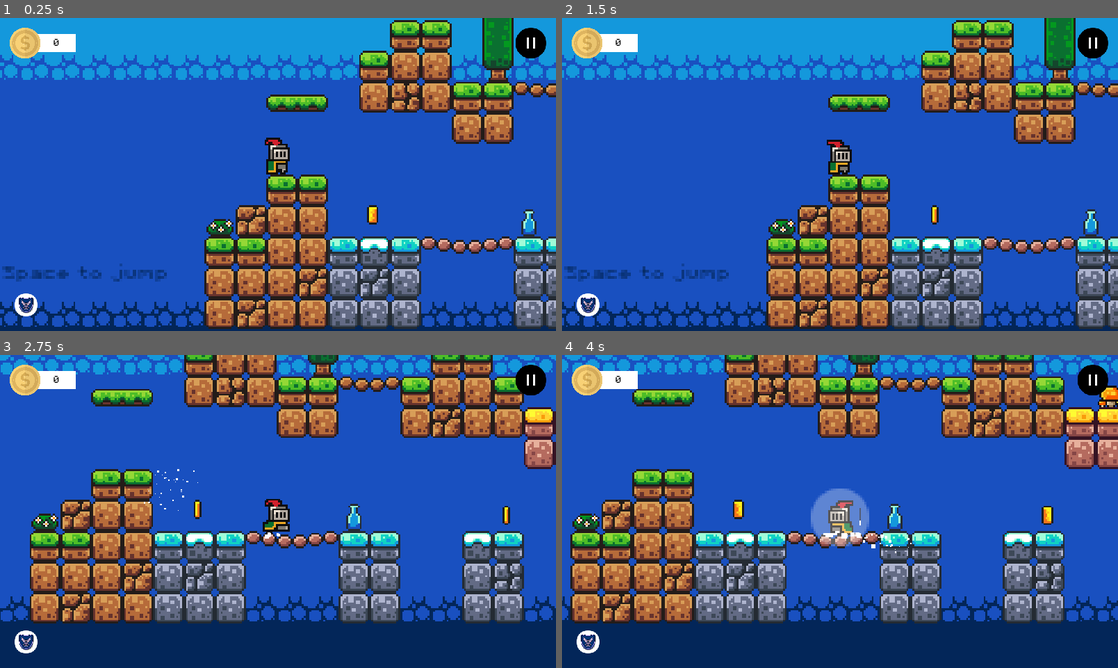
Above: before the commit, frames 1-4 (two rows, left to right).
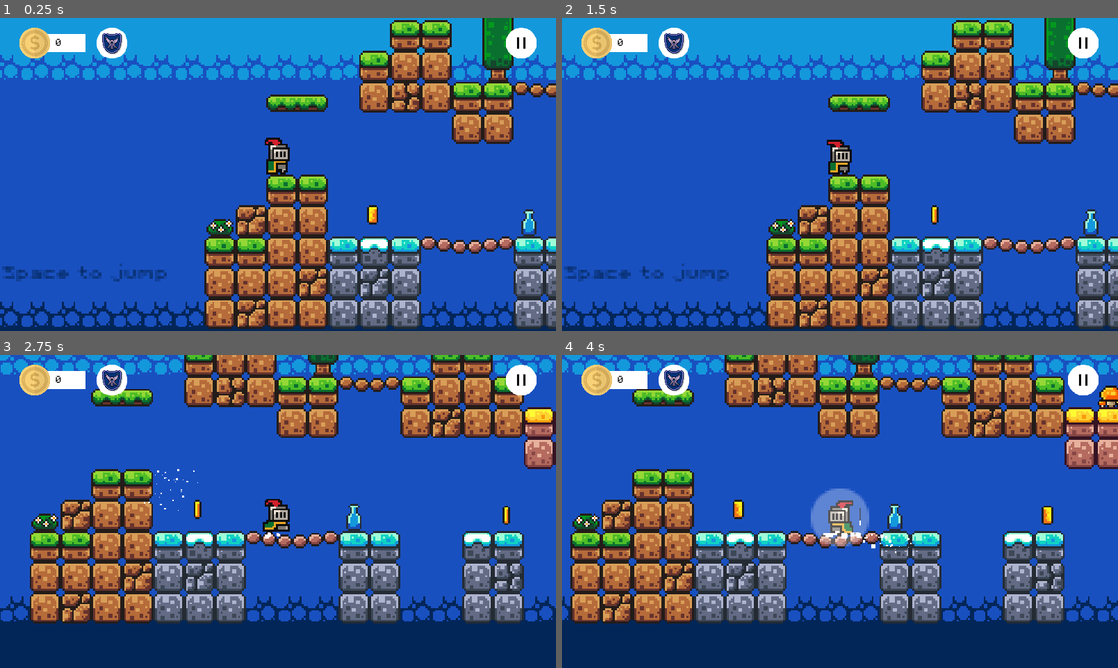
Above: after the commit, the same moments.

Repository: ImadSaddik/FirstGodotGame
Game: Godot game, scene res://scenes/level_1.tscn
Same seed, same stepped clock (60 frames per second), same inputs: the game is played once before the commit and once after it. This scene is started directly instead of the project's main scene.
Inputs (mouse positions are in pixels of both pictures, inside the frame that each line leads up to; where the layout moved, square brackets give the same spot in the first picture):
- Up to frame 1 (0.25 s): no input
- Up to frame 2 (1.5 s): click (1084, 43) [1090, 43] at 0.5 s; click "Resume" at 1.25 s
- Up to frame 3 (2.75 s): hold Right (move_right) from 2.03 s (still down); tap E (hit) at 2.1 s; tap Space (jump) at 2.27 s
- Up to frame 4 (4 s): tap Shift (shield) at 2.85 s; tap Space (jump) at 3.02 s; release Right (move_right) at 3.53 s; hold Left (move_left) from 3.53 s (still down); tap E (hit) at 3.6 s

The runs differ from the first frame. In frame 1, 1.8% of the frame differs, in the area x 1-99%, y 3-96%; in frame 2, 1.8%; in frame 3, 1.8%; in frame 4, 1.8%.

Commit message:
Tweaked the UI a little bit to make it consistent

Diff:
--- a/assets/svg/pause_button.svg
+++ b/assets/svg/pause_button.svg
@@ -23,9 +23,9 @@
      inkscape:pagecheckerboard="0"
      inkscape:deskcolor="#d1d1d1"
      inkscape:document-units="px"
-     inkscape:zoom="5.140625"
-     inkscape:cx="14.297872"
-     inkscape:cy="47.56231"
+     inkscape:zoom="3.6349708"
+     inkscape:cx="63.824447"
+     inkscape:cy="50.481836"
      inkscape:window-width="1920"
      inkscape:window-height="1131"
      inkscape:window-x="0"
@@ -38,35 +38,61 @@
      inkscape:label="Layer 1"
      inkscape:groupmode="layer"
      id="layer1">
+    <circle
+       style="fill:#ffffff;stroke:none;stroke-width:1.00012;stroke-linecap:round;stroke-linejoin:round"
+       id="path1"
+       cx="8.4666653"
+       cy="8.4666653"
+       r="8.4666662"
+       inkscape:export-filename="../button_states/pause_button_rest.png"
+       inkscape:export-xdpi="96"
+       inkscape:export-ydpi="96" />
     <g
-       id="g1"
-       transform="scale(1.9999998)"
-       style="stroke-width:0.5">
-      <circle
+       id="g2"
+       transform="matrix(1.9999998,0,0,1.9999998,0.96947184,0)"
+       style="stroke-width:0.5;fill:#000000">
+      <rect
          style="fill:#000000;stroke:none;stroke-width:0.50006;stroke-linecap:round;stroke-linejoin:round"
-         id="path1"
-         cx="4.2333331"
-         cy="4.2333331"
-         r="4.2333336" />
-      <g
-         id="g2"
-         transform="translate(0.48473597)"
-         style="stroke-width:0.5">
-        <rect
-           style="fill:#ffffff;stroke:none;stroke-width:0.50006;stroke-linecap:round;stroke-linejoin:round"
-           id="rect1"
-           width="0.63689756"
-           height="3.2390792"
-           x="2.5475903"
-           y="2.6137936" />
-        <rect
-           style="fill:#ffffff;stroke:none;stroke-width:0.50006;stroke-linecap:round;stroke-linejoin:round"
-           id="rect2"
-           width="0.63689756"
-           height="3.2390792"
-           x="4.3127065"
-           y="2.6137936" />
-      </g>
+         id="rect1"
+         width="0.63689756"
+         height="3.2390792"
+         x="2.5475903"
+         y="2.6137936" />
+      <rect
+         style="fill:#000000;stroke:none;stroke-width:0.50006;stroke-linecap:round;stroke-linejoin:round"
+         id="rect2"
+         width="0.63689756"
+         height="3.2390792"
+         x="4.3127065"
+         y="2.6137936" />
+    </g>
+    <circle
+       style="fill:#cccccc;stroke:none;stroke-width:1.00012;stroke-linecap:round;stroke-linejoin:round"
+       id="circle1"
+       cx="35.590881"
+       cy="8.4666653"
+       r="8.4666662"
+       inkscape:export-filename="../button_states/pause_button_hover.png"
+       inkscape:export-xdpi="96"
+       inkscape:export-ydpi="96" />
+    <g
+       id="g4"
+       transform="matrix(1.9999998,0,0,1.9999998,28.093686,0)"
+       style="fill:#000000;stroke-width:0.5">
+      <rect
+         style="fill:#000000;stroke:none;stroke-width:0.50006;stroke-linecap:round;stroke-linejoin:round"
+         id="rect3"
+         width="0.63689756"
+         height="3.2390792"
+         x="2.5475903"
+         y="2.6137936" />
+      <rect
+         style="fill:#000000;stroke:none;stroke-width:0.50006;stroke-linecap:round;stroke-linejoin:round"
+         id="rect4"
+         width="0.63689756"
+         height="3.2390792"
+         x="4.3127065"
+         y="2.6137936" />
     </g>
   </g>
 </svg>
--- a/scenes/in_game_ui.tscn
+++ b/scenes/in_game_ui.tscn
@@ -1,9 +1,10 @@
-[gd_scene load_steps=5 format=3 uid="uid://5grr5j6iic8y"]
+[gd_scene load_steps=6 format=3 uid="uid://5grr5j6iic8y"]
 
 [ext_resource type="Script" path="res://scripts/in_game_ui.gd" id="1_eq25a"]
 [ext_resource type="FontFile" uid="uid://dac2hu4hiieru" path="res://assets/fonts/PixelOperator8.ttf" id="2_e604e"]
 [ext_resource type="Texture2D" uid="uid://ccd0txkttks6b" path="res://assets/svg/coin.svg" id="3_p4skr"]
-[ext_resource type="Texture2D" uid="uid://c31x3fsmjp3fq" path="res://assets/svg/pause_button.svg" id="4_0u7mf"]
+[ext_resource type="Texture2D" uid="uid://041y538pelh5" path="res://assets/button_states/pause_button_rest.png" id="4_f3lel"]
+[ext_resource type="Texture2D" uid="uid://bcpqqemlcuyqd" path="res://assets/button_states/pause_button_hover.png" id="5_87g6p"]
 
 [node name="InGameUI" type="Control" node_paths=PackedStringArray("coinCounterLabel", "pauseButton")]
 layout_mode = 3
@@ -13,27 +14,22 @@
 grow_horizontal = 2
 grow_vertical = 2
 script = ExtResource("1_eq25a")
-coinCounterLabel = NodePath("CanvasLayer/HBoxContainer/CoinCounter/CoinLabel")
-pauseButton = NodePath("CanvasLayer/HBoxContainer/PauseButton")
+coinCounterLabel = NodePath("CanvasLayer/CoinCounter/CoinLabel")
+pauseButton = NodePath("CanvasLayer/PauseButton")
 
 [node name="CanvasLayer" type="CanvasLayer" parent="."]
 layer = 2
 
-[node name="HBoxContainer" type="HBoxContainer" parent="CanvasLayer"]
-anchors_preset = 10
-anchor_right = 1.0
-offset_left = 20.0
+[node name="CoinCounter" type="ColorRect" parent="CanvasLayer"]
+offset_left = 40.0
 offset_top = 20.0
-offset_right = -20.0
+offset_right = 215.0
 offset_bottom = 84.0
-grow_horizontal = 2
-
-[node name="CoinCounter" type="ColorRect" parent="CanvasLayer/HBoxContainer"]
-layout_mode = 2
-size_flags_horizontal = 3
+size_flags_horizontal = 0
+size_flags_vertical = 0
 color = Color(1, 1, 1, 0)
 
-[node name="CoinBackground" type="ColorRect" parent="CanvasLayer/HBoxContainer/CoinCounter"]
+[node name="CoinBackground" type="ColorRect" parent="CanvasLayer/CoinCounter"]
 layout_mode = 1
 anchors_preset = 4
 anchor_top = 0.5
@@ -44,7 +40,7 @@
 offset_bottom = 19.0
 grow_vertical = 2
 
-[node name="CoinImage" type="TextureRect" parent="CanvasLayer/HBoxContainer/CoinCounter"]
+[node name="CoinImage" type="TextureRect" parent="CanvasLayer/CoinCounter"]
 layout_mode = 1
 anchors_preset = 4
 anchor_top = 0.5
@@ -56,14 +52,14 @@
 texture = ExtResource("3_p4skr")
 expand_mode = 1
 
-[node name="CoinLabel" type="Label" parent="CanvasLayer/HBoxContainer/CoinCounter"]
+[node name="CoinLabel" type="Label" parent="CanvasLayer/CoinCounter"]
 layout_mode = 1
 anchors_preset = 4
 anchor_top = 0.5
 anchor_bottom = 0.5
-offset_left = 89.0
+offset_left = 74.0
 offset_top = -11.0
-offset_right = 164.0
+offset_right = 137.0
 offset_bottom = 12.0
 grow_vertical = 2
 theme_override_colors/font_color = Color(0, 0, 0, 1)
@@ -72,12 +68,17 @@
 text = "0"
 vertical_alignment = 1
 
-[node name="PauseButton" type="TextureButton" parent="CanvasLayer/HBoxContainer"]
+[node name="PauseButton" type="TextureButton" parent="CanvasLayer"]
 clip_contents = true
 custom_minimum_size = Vector2(32, 32)
-layout_mode = 2
+offset_left = 1048.0
+offset_top = 20.0
+offset_right = 1112.0
+offset_bottom = 84.0
 size_flags_horizontal = 10
 size_flags_vertical = 4
-texture_normal = ExtResource("4_0u7mf")
+mouse_default_cursor_shape = 2
+texture_normal = ExtResource("4_f3lel")
+texture_hover = ExtResource("5_87g6p")
 
-[connection signal="pressed" from="CanvasLayer/HBoxContainer/PauseButton" to="." method="_on_pause_button_pressed"]
+[connection signal="pressed" from="CanvasLayer/PauseButton" to="." method="_on_pause_button_pressed"]
--- a/scenes/shield.tscn
+++ b/scenes/shield.tscn
@@ -101,14 +101,10 @@
 [node name="CanvasLayer" type="CanvasLayer" parent="."]
 
 [node name="TextureRect" type="TextureRect" parent="CanvasLayer"]
-anchors_preset = 2
-anchor_top = 1.0
-anchor_bottom = 1.0
-offset_left = 30.0
-offset_top = -78.0
-offset_right = 78.0
-offset_bottom = -30.0
-grow_vertical = 0
+offset_left = 200.0
+offset_top = 20.0
+offset_right = 264.0
+offset_bottom = 84.0
 texture = ExtResource("3_a4p8u")
 
 [connection signal="area_entered" from="Area2D" to="." method="_on_area_entered"]
--- a/scenes/start_screen_ui.tscn
+++ b/scenes/start_screen_ui.tscn
@@ -4,7 +4,7 @@
 [ext_resource type="Script" path="res://scripts/start_screen_ui.gd" id="1_elvmy"]
 [ext_resource type="Texture2D" uid="uid://byhorooeabb5o" path="res://assets/sprites/world_tileset.png" id="2_hqqql"]
 [ext_resource type="PackedScene" uid="uid://dhdcm8lltqcrp" path="res://scenes/slime.tscn" id="3_4saye"]
-[ext_resource type="Texture2D" uid="uid://dgwqha31uo4pa" path="res://assets/button_states/bacl_button_rest.png" id="3_tkdfn"]
+[ext_resource type="Texture2D" uid="uid://dgwqha31uo4pa" path="res://assets/button_states/back_button_rest.png" id="3_tkdfn"]
 [ext_resource type="Texture2D" uid="uid://da8mwrv52mer" path="res://assets/button_states/back_button_hover.png" id="4_0r5q2"]
 [ext_resource type="Texture2D" uid="uid://oetnecl5inqw" path="res://assets/level_covers/level_1_cover.png" id="4_3rcwx"]
 [ext_resource type="Script" path="res://scripts/levels_view_ui.gd" id="4_kxuuv"]
Renamed: assets/button_states/bacl_button_rest.png -> assets/button_states/back_button_rest.png
Not shown, changed: assets/button_states/back_button_rest.png.import
Binary file added: assets/button_states/pause_button_hover.png
Not shown, added: assets/button_states/pause_button_hover.png.import
Binary file added: assets/button_states/pause_button_rest.png
Not shown, added: assets/button_states/pause_button_rest.png.import
Not shown, added: assets/button_states/pause_button_rest
